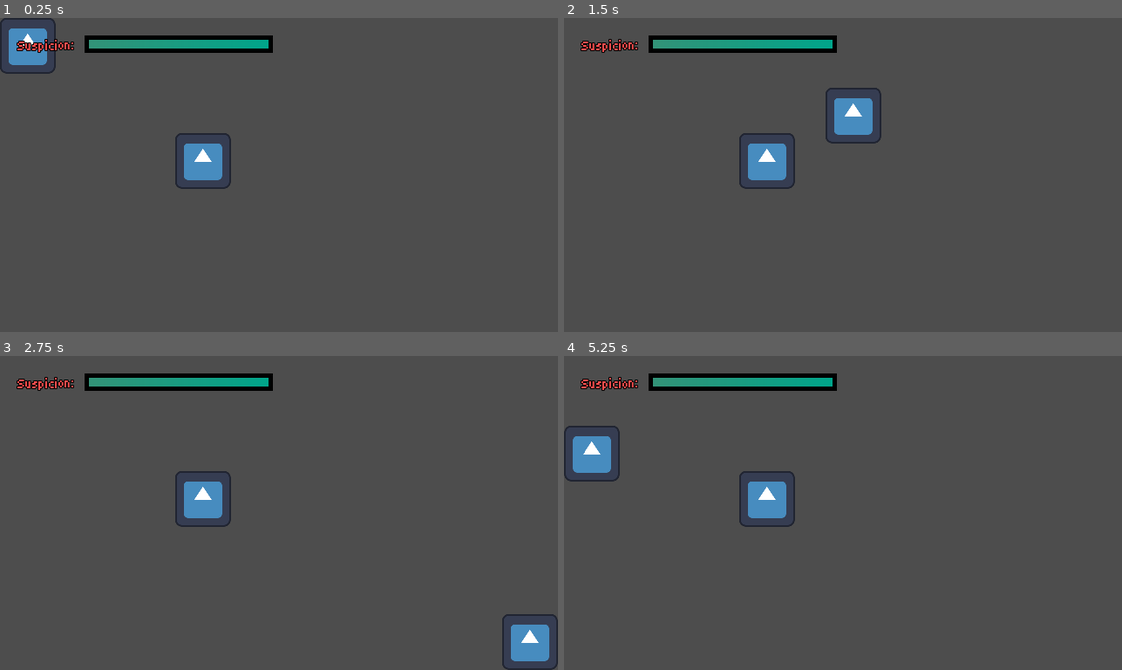
Above: before the commit, frames 1-4 (two rows, left to right).
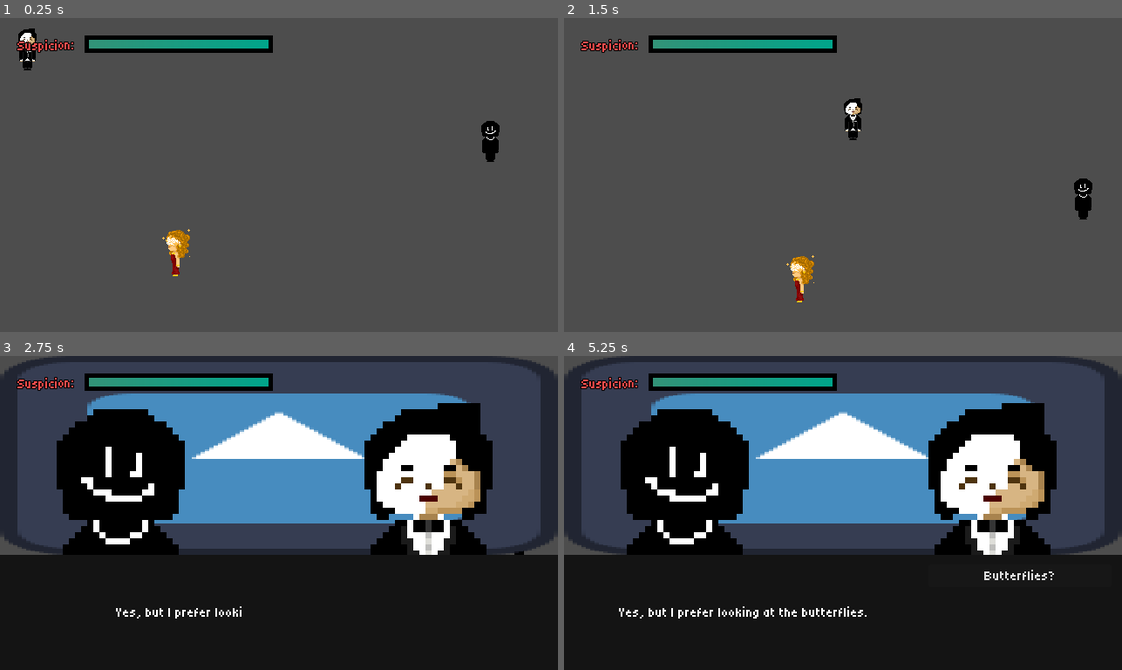
Above: after the commit, the same moments.

Repository: Tanner202/masquerade_game
Game: Godot game, scene res://level.tscn
Same seed, same stepped clock (60 frames per second), same inputs: the game is played once before the commit and once after it. The engine's default icon, where the game draws it, is replaced by a stand-in: a white triangle on a blue panel in a dark square.
Inputs:
- Up to frame 1 (0.25 s): no input
- Up to frame 2 (1.5 s): hold D (right) 0.53-1.28 s; hold Space (interact) 0.53-1.28 s; hold S (down) from 1.28 s (still down); tap Space (interact) at 1.35 s
- Up to frame 3 (2.75 s): release S (down) at 2.03 s; hold D (right) from 2.03 s (still down); hold Space (interact) from 2.03 s (still down)
- Up to frame 4 (5.25 s): release D (right) at 2.78 s; release Space (interact) at 2.78 s; hold W (up) 2.78-3.53 s; tap Space (interact) at 2.85, 4.35 s; hold Space (interact) 3.53-4.28 s; hold A (left) 3.53-5.03 s; hold S (down) from 5.03 s (still down); hold Space (interact) from 5.03 s (still down)

The runs differ from the first frame. In frame 1, 2.6% of the frame differs, in the area x 0-90%, y 0-83%; in frame 2, 2.7%; in frame 3, 77%; in frame 4, 78%, in the area x 0-100%, y 0-100%.

Commit message:
- add basic disguise state - using new NPC dialogue jsons - added npc movement (following tbd) - added collision layers - added a few sprites for testing

Diff:
--- a/GameController/GameState.gd
+++ b/GameController/GameState.gd
@@ -2,6 +2,12 @@
 
 var susLevel : float
 var maxSusLevel : float = 1
+
+var current_disguise: String = "none"
+
+func set_disguise(new_disguise: String):
+	current_disguise = new_disguise
+	susLevel -= 0.1 # optional having changing disguises decrease suspicion
 
 # constructor
 func _init():
--- /dev/null
+++ b/butterfly_woman.json
@@ -0,0 +1,20 @@
+{
+  "start": {
+    "text": "Yes, but I prefer looking at the butterflies.",
+    "options": [
+      { "text": "Butterflies?", "target_id": "explain_butterflies" }
+    ]
+  },
+  "explain_butterflies": {
+    "text": "Yes, in the butterfly garden down there. There are many types, you see.",
+    "options": [
+      { "text": "Oh", "target_id": "list_butterflies" }
+    ]
+  },
+  "list_butterflies": {
+    "text": "Red admiral, chocolate argus, painted lady. I love them all!",
+    "options": [
+      { "text": "Ok... [STAB]", "target_id": "death_node" }
+    ]
+  }
+}
--- a/interaction_scene.tscn
+++ b/interaction_scene.tscn
@@ -3,6 +3,7 @@
 [ext_resource type="Texture2D" uid="uid://mlwc4tky4q1e" path="res://icon.svg" id="1_773ns"]
 [ext_resource type="Texture2D" uid="uid://giwyyne7wj4l" path="res://Placeholder.png" id="1_ohbwi"]
 [ext_resource type="FontFile" uid="uid://ddqis61kyd6jj" path="res://Tiny5-Regular.ttf" id="3_moif1"]
+[ext_resource type="Texture2D" uid="uid://t1pns0jgjllt" path="res://Tux-1.png.png" id="3_v4pst"]
 
 [sub_resource type="GDScript" id="GDScript_phxgd"]
 script/source = "extends CanvasLayer
@@ -84,7 +85,7 @@
 offset_bottom = 228.0
 texture = ExtResource("1_773ns")
 
-[node name="PlayerPortrait" type="TextureRect" parent="CanvasLayer" unique_id=68229762]
+[node name="NPCPortrait" type="TextureRect" parent="CanvasLayer" unique_id=68229762]
 anchors_preset = 9
 anchor_bottom = 1.0
 offset_left = -90.0
@@ -95,7 +96,7 @@
 texture = ExtResource("1_ohbwi")
 flip_h = true
 
-[node name="NPCPortrait" type="TextureRect" parent="CanvasLayer" unique_id=958055816]
+[node name="PlayerPortrait" type="TextureRect" parent="CanvasLayer" unique_id=958055816]
 anchors_preset = 11
 anchor_left = 1.0
 anchor_right = 1.0
@@ -106,7 +107,7 @@
 offset_bottom = 60.0
 grow_horizontal = 0
 grow_vertical = 2
-texture = ExtResource("1_ohbwi")
+texture = ExtResource("3_v4pst")
 
 [node name="DialoguePanel" type="Panel" parent="CanvasLayer" unique_id=232815971]
 anchors_preset = 12
--- a/level.tscn
+++ b/level.tscn
@@ -1,15 +1,32 @@
 [gd_scene format=3 uid="uid://brokcjaykjgj7"]
 
 [ext_resource type="PackedScene" uid="uid://drqhwa4g01bar" path="res://npc.tscn" id="1_u52ul"]
+[ext_resource type="Texture2D" uid="uid://d2xj5eteq60jl" path="res://Butterfly Lady-1.png.png" id="2_0b4ue"]
 [ext_resource type="PackedScene" uid="uid://doh7rsbfeuigd" path="res://player.tscn" id="2_vonw3"]
+[ext_resource type="Texture2D" uid="uid://giwyyne7wj4l" path="res://Placeholder.png" id="3_f2txt"]
 [ext_resource type="PackedScene" uid="uid://by8d7kcofyw65" path="res://UI/UI.tscn" id="3_oi3di"]
+
+[sub_resource type="NavigationPolygon" id="NavigationPolygon_f2txt"]
+vertices = PackedVector2Array(602.89844, 51.960938, 600.09375, 337.0625, 24.84375, 340.9297, 20.15625, 50.03125)
+polygons = Array[PackedInt32Array]([PackedInt32Array(0, 1, 2, 3)])
+outlines = Array[PackedVector2Array]([PackedVector2Array(613, 42, 10, 40, 15, 351, 610, 347)])
 
 [node name="Level" type="Node2D" unique_id=2083961112]
 
-[node name="NPC" parent="." unique_id=795824750 instance=ExtResource("1_u52ul")]
-position = Vector2(233, 164)
-scale = Vector2(0.5, 0.5)
+[node name="ButterflyWoman" parent="." unique_id=795824750 instance=ExtResource("1_u52ul")]
+position = Vector2(188, 263)
+dialogue_filepath = "res://butterfly_woman.json"
+npc_texture = ExtResource("2_0b4ue")
+
+[node name="PastryChef" parent="." unique_id=74179338 instance=ExtResource("1_u52ul")]
+position = Vector2(557, 124)
+dialogue_filepath = "res://pastry_chef.json"
+npc_texture = ExtResource("3_f2txt")
 
 [node name="Player" parent="." unique_id=1297024523 instance=ExtResource("2_vonw3")]
 
 [node name="UI" parent="." unique_id=318653403 instance=ExtResource("3_oi3di")]
+
+[node name="NavigationRegion2D" type="NavigationRegion2D" parent="." unique_id=2010469749]
+position = Vector2(8, -10)
+navigation_polygon = SubResource("NavigationPolygon_f2txt")
--- a/npc.gd
+++ b/npc.gd
@@ -1,12 +1,25 @@
-class_name NPC extends Node
+class_name NPC extends CharacterBody2D
 
-#@onready var dialogue = $Dialogue
+# movement configs
+@export var movement_speed: float = 60.0
+@export var wander_radius: float = 300.0 # max roaming distance from start point
+@export var min_idle_time: float = 2.0 # seconds
+@export var max_idle_time: float = 5.0 # seconds
+
 @onready var interaction_prompt = $CanvasLayer/InteractionPrompt
-#@export var dialogue_options: Array[Button]
+@onready var nav_agent = $NavigationAgent2D
+@export_file("*.json") var dialogue_filepath: String
+@onready var sprite = $Sprite2D
+@export var npc_texture: Texture2D
 const INTERACTION_SCENE = preload("res://interaction_scene.tscn")
 
+# movement state stuff
+enum State { IDLE, WANDER, FOLLOW, INTERACT }
+var current_state = State.IDLE
+var start_position: Vector2
+var idle_timer: float = 0.0
+var follow_target: Node2D = null
 
-var dialogue_filepath = "res://dialogue.json"
 var dialogue_dict: Dictionary
 var current_dialogue_id = "start"
 var player_in_interaction_range = false
@@ -14,28 +27,89 @@
 var is_interacting = false
 
 func _ready() -> void:
+	start_position = global_position
+
+	nav_agent.path_desired_distance = 10.0
+	nav_agent.target_desired_distance = 20.0
+
+	if npc_texture and sprite:
+		sprite.texture = npc_texture
+
+	if dialogue_filepath == "":
+		printerr("No dialogue json file for: " + name)
+		return
+
 	dialogue_dict = read_json(dialogue_filepath)
 	#dialogue.text = dialogue_dict[current_dialogue_id]["text"]
 	interaction_prompt.text = "Space to interact "
 	interaction_prompt.visible = false
 
+	call_deferred("movement_setup")
+
+func movement_setup():
+	await get_tree().physics_frame
+	pick_new_wander_state()
+
+func _physics_process(delta):
+	if is_interacting:
+		current_state = State.INTERACT
+
+	match current_state:
+		State.IDLE:
+			process_idle(delta)
+		State.WANDER:
+			process_movement(delta)
+		State.FOLLOW:
+			pass
+		State.INTERACT:
+			velocity = Vector2.ZERO # don't run away while mid interaciton
+
+#	if current_state != State.IDLE and current_state != State.INTERACT:
+	move_and_slide()
+
+func process_idle(delta):
+	velocity = Vector2.ZERO
+	idle_timer -= delta
+	if idle_timer <= 0:
+		pick_new_wander_state()
+
+func process_movement(delta):
+	if nav_agent.is_navigation_finished():
+		print("Navigation finished - going idle")
+		# got to nav point, start idle
+		current_state = State.IDLE
+		idle_timer = randf_range(min_idle_time, max_idle_time)
+		return
+
+	# get destination
+	var current_pos = global_position
+	var next_path_pos = nav_agent.get_next_path_position()
+	print("Moving toward: ", next_path_pos)
+	velocity = current_pos.direction_to(next_path_pos) * movement_speed
+
+	# flip npc sprite to face movement dir
+	if velocity.x != 0:
+		sprite.flip_h = velocity.x < 0
+
+func pick_new_wander_state():
+	current_state = State.WANDER
+
+	# send them off to a random point near the start spot
+	var random_dir = Vector2(randf_range(-1, 1), randf_range(-1, 1)).normalized()
+	var random_dist = randf_range(50, wander_radius)
+	var target_pos = start_position + (random_dir * random_dist)
+
+	nav_agent.target_position = target_pos
+
 func _input(event: InputEvent) -> void:
-	#if event.is_action_pressed("interact"):
-		#if player_in_interaction_range:
-			#if dialogue.visible == false:
-				#dialogue.visible = true
-				#interaction_prompt.visible = false
-			#else:
-				#for i in range(len(dialogue_options)):
-					#var dialogue_option = dialogue_options[i]
-					#dialogue_option.text = dialogue_dict[current_dialogue_id]["options"][i]["text"]
-					#dialogue_option.visible = true
 	if event.is_action_pressed("interact") and player_in_interaction_range and not is_interacting:
 		start_interaction()
 
 func start_interaction():
 	is_interacting = true
 	interaction_prompt.visible = false
+	current_state = State.INTERACT
+
 	var interaction_instance = INTERACTION_SCENE.instantiate()
 
 	get_tree().root.add_child(interaction_instance)
@@ -46,6 +120,10 @@
 
 func end_interaction():
 	is_interacting = false
+	if current_state != State.FOLLOW:
+		current_state = State.WANDER
+	pick_new_wander_state()
+
 	if player_in_interaction_range:
 		interaction_prompt.visible = true
 	if player:
--- a/npc.tscn
+++ b/npc.tscn
@@ -1,32 +1,19 @@
 [gd_scene format=3 uid="uid://drqhwa4g01bar"]
 
 [ext_resource type="Script" uid="uid://dpk2ea8gr8iwr" path="res://npc.gd" id="1_ul7y6"]
-[ext_resource type="Texture2D" uid="uid://mlwc4tky4q1e" path="res://icon.svg" id="2_bc6q4"]
 [ext_resource type="FontFile" uid="uid://ddqis61kyd6jj" path="res://Tiny5-Regular.ttf" id="3_bc6q4"]
 [ext_resource type="Script" uid="uid://q8vr6b8h2kso" path="res://dialogue.gd" id="3_mcvl2"]
 [ext_resource type="PackedScene" uid="uid://jv5mfe56m5mb" path="res://dialogue_btn.tscn" id="4_d61ma"]
 
 [sub_resource type="RectangleShape2D" id="RectangleShape2D_ul7y6"]
-size = Vector2(128, 128)
+size = Vector2(64, 66)
 
 [sub_resource type="RectangleShape2D" id="RectangleShape2D_bc6q4"]
-size = Vector2(220, 220)
+size = Vector2(98, 98)
 
-[node name="NPC" type="Node2D" unique_id=795824750]
+[node name="NPC" type="CharacterBody2D" unique_id=598578227]
+collision_layer = 4
 script = ExtResource("1_ul7y6")
-
-[node name="CharacterBody2D" type="CharacterBody2D" parent="." unique_id=1056768089]
-
-[node name="Sprite2D" type="Sprite2D" parent="CharacterBody2D" unique_id=1328522716]
-texture = ExtResource("2_bc6q4")
-
-[node name="CollisionShape2D" type="CollisionShape2D" parent="CharacterBody2D" unique_id=35051784]
-shape = SubResource("RectangleShape2D_ul7y6")
-
-[node name="Area2D" type="Area2D" parent="CharacterBody2D" unique_id=185587763]
-
-[node name="CollisionShape2D" type="CollisionShape2D" parent="CharacterBody2D/Area2D" unique_id=1932924666]
-shape = SubResource("RectangleShape2D_bc6q4")
 
 [node name="Dialogue" type="Label" parent="." unique_id=1583389327]
 visible = false
@@ -46,7 +33,7 @@
 offset_bottom = -8.0
 theme_override_fonts/font = ExtResource("3_bc6q4")
 text = "Response 1"
-dialogue_owner = NodePath("..")
+dialogue_owner = NodePath("")
 next_dialogue = "name_response"
 
 [node name="DialogueOption2" parent="." unique_id=333918625 node_paths=PackedStringArray("dialogue_owner") instance=ExtResource("4_d61ma")]
@@ -57,7 +44,7 @@
 offset_bottom = 30.0
 theme_override_fonts/font = ExtResource("3_bc6q4")
 text = "Response 2"
-dialogue_owner = NodePath("..")
+dialogue_owner = NodePath("")
 next_dialogue = "name_response"
 
 [node name="CanvasLayer" type="CanvasLayer" parent="." unique_id=870226636]
@@ -72,5 +59,19 @@
 theme_override_fonts/font = ExtResource("3_bc6q4")
 text = "Space to interact "
 
-[connection signal="body_entered" from="CharacterBody2D/Area2D" to="." method="_on_area_2d_body_entered"]
-[connection signal="body_exited" from="CharacterBody2D/Area2D" to="." method="_on_area_2d_body_exited"]
+[node name="NavigationAgent2D" type="NavigationAgent2D" parent="." unique_id=442228039]
+
+[node name="Sprite2D" type="Sprite2D" parent="." unique_id=1328522716]
+
+[node name="CollisionShape2D" type="CollisionShape2D" parent="." unique_id=35051784]
+shape = SubResource("RectangleShape2D_ul7y6")
+
+[node name="Area2D" type="Area2D" parent="." unique_id=185587763]
+collision_layer = 4
+collision_mask = 2
+
+[node name="CollisionShape2D" type="CollisionShape2D" parent="Area2D" unique_id=1932924666]
+shape = SubResource("RectangleShape2D_bc6q4")
+
+[connection signal="body_entered" from="Area2D" to="." method="_on_area_2d_body_entered"]
+[connection signal="body_exited" from="Area2D" to="." method="_on_area_2d_body_exited"]
--- /dev/null
+++ b/pastry_chef.json
@@ -0,0 +1,14 @@
+{
+  "start": {
+    "text": "Hi. Isn’t it outrageous that the sweets at this masquerade are this bitter?",
+    "options": [
+      { "text": "They are?", "target_id": "complaint" }
+    ]
+  },
+  "complaint": {
+    "text": "Absolutely. They’re not sweet at all! I hear the good stuff is still in the kitchen.",
+    "options": [
+      { "text": "[End Conversation]" }
+    ]
+  }
+}
--- a/player.tscn
+++ b/player.tscn
@@ -1,19 +1,20 @@
 [gd_scene format=3 uid="uid://doh7rsbfeuigd"]
 
 [ext_resource type="Script" uid="uid://khnqw7mjp1lt" path="res://character_body_2d.gd" id="1_onrkg"]
-[ext_resource type="Texture2D" uid="uid://mlwc4tky4q1e" path="res://icon.svg" id="2_i3pqv"]
+[ext_resource type="Texture2D" uid="uid://t1pns0jgjllt" path="res://Tux-1.png.png" id="2_onrkg"]
 
 [sub_resource type="RectangleShape2D" id="RectangleShape2D_onrkg"]
-size = Vector2(128, 128)
+size = Vector2(21, 48)
 
 [node name="playerscene" type="Node2D" unique_id=1297024523]
 
 [node name="Player" type="CharacterBody2D" parent="." unique_id=1112654390]
-scale = Vector2(0.5, 0.5)
+collision_layer = 2
 script = ExtResource("1_onrkg")
 
 [node name="CollisionShape2D" type="CollisionShape2D" parent="Player" unique_id=1396867407]
+position = Vector2(-0.5, 4)
 shape = SubResource("RectangleShape2D_onrkg")
 
 [node name="Sprite2D" type="Sprite2D" parent="Player" unique_id=2136956247]
-texture = ExtResource("2_i3pqv")
+texture = ExtResource("2_onrkg")
--- a/project.godot
+++ b/project.godot
@@ -66,6 +66,12 @@
 ]
 }
 
+[layer_names]
+
+2d_physics/layer_1="environment"
+2d_physics/layer_2="player"
+2d_physics/layer_3="npc"
+
 [rendering]
 
 textures/canvas_textures/default_texture_filter=0
Binary file added: Butterfly Lady-1.png.png
Binary file added: Tux-1.png.png
